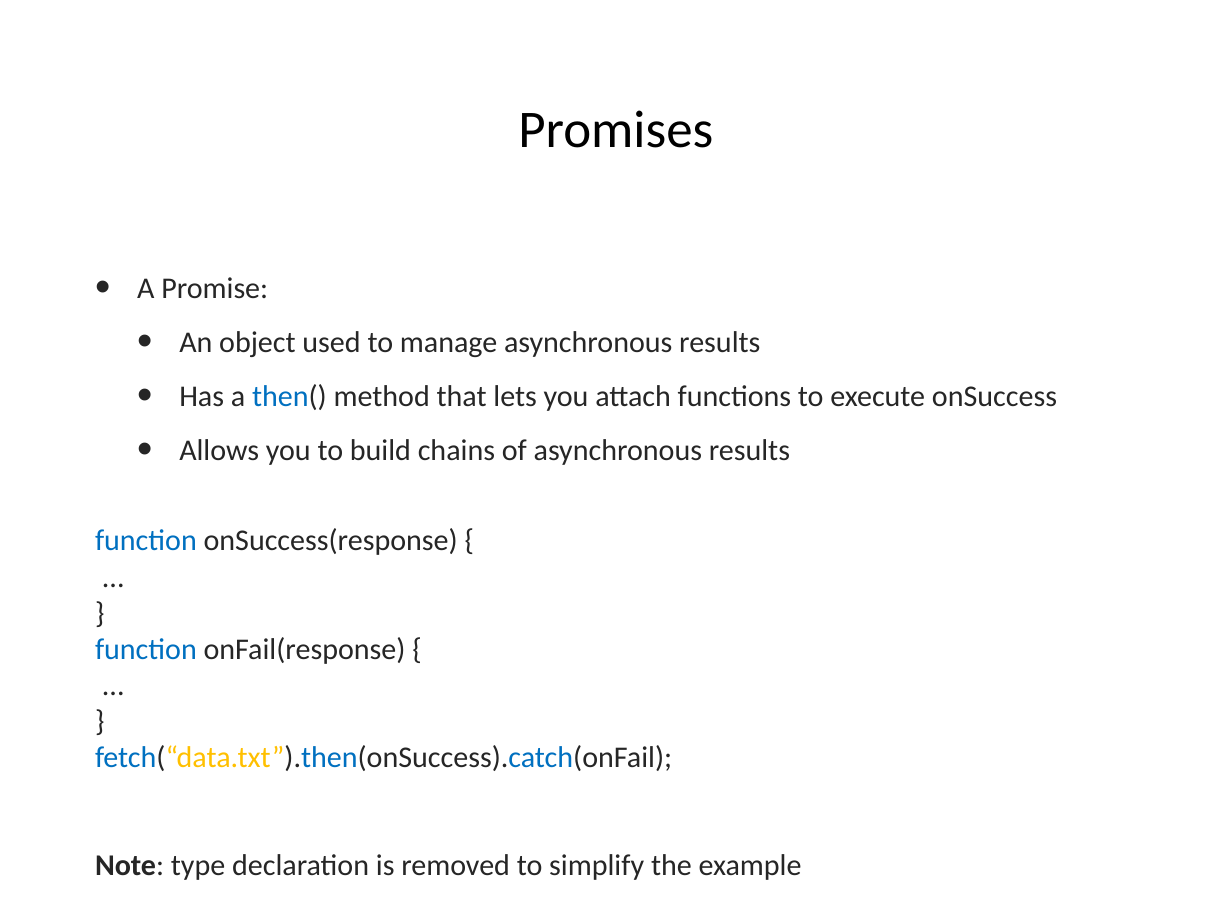
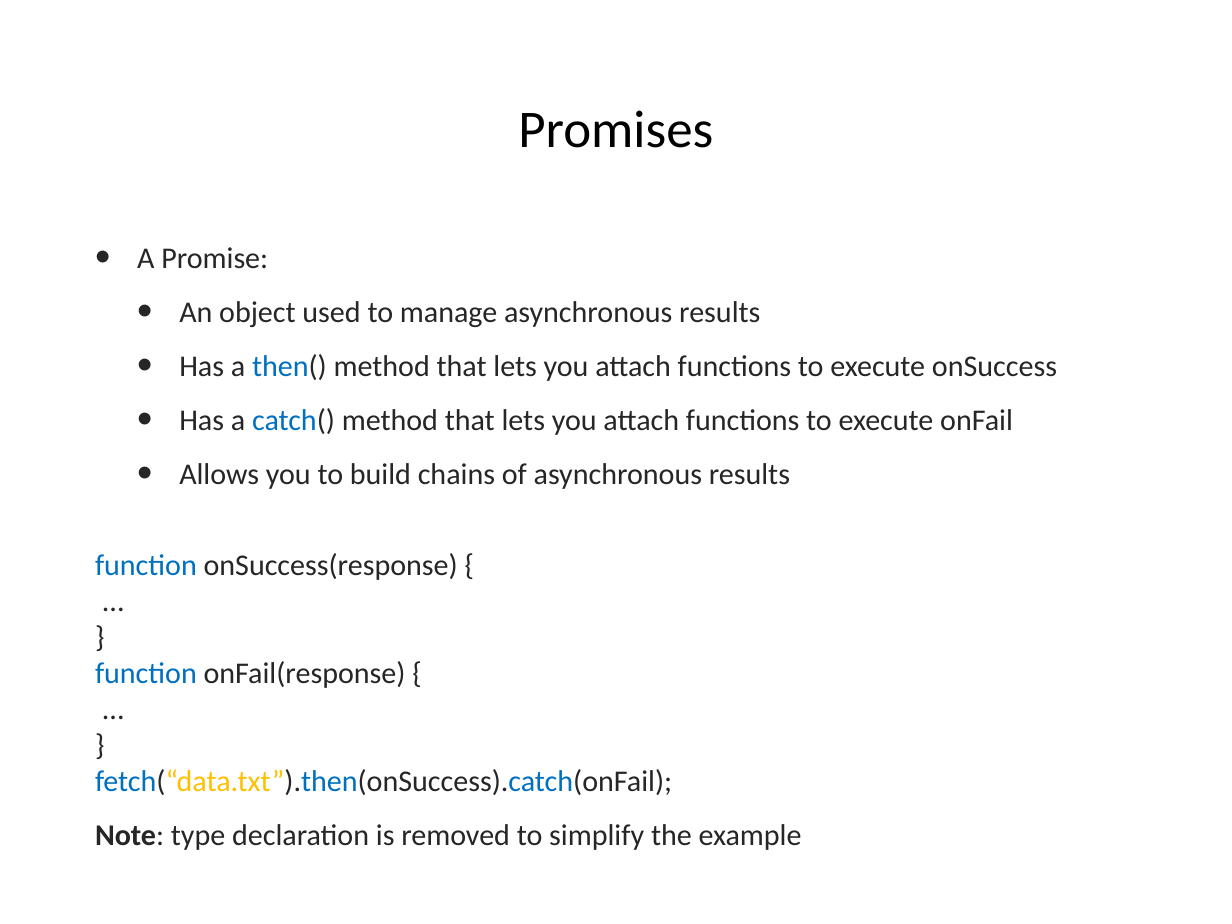
Before and after one commit to hogeschool/Development--Web, a slide deck: slide 9 of Lesson5/Lesson5.pptx. Drawn at 1232x924 pixels with LibreOffice and Linux fonts; fonts in the diff are those of the drawing. Boxes give left, top, right and bottom in pixels: in the first picture for what was removed or moved away, otherwise in the second. Text is boxed around its words. In the diff, an @@ line names an element or a change of style, - is before the commit and + after.

```diff
--- a/Lesson5/Lesson5.pptx
+++ b/Lesson5/Lesson5.pptx
@@ text "A Promise:": place and size @@
-text "A Promise:" at [95, 277, 1057, 880]
+text "A Promise:" at [95, 247, 1057, 850]
@@ text at [179, 408, 1013, 435]: paragraph added @@
+  • Has a catch() method that lets you attach functions to execute onFail
```
Also in this commit, not shown: 6 other slides changed.
